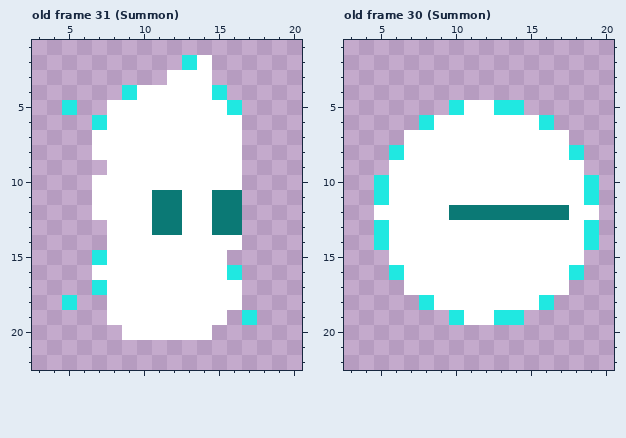
Two states of a pixel-art file, Assets/Player/Sprites/Soul Master Move.aseprite. This is how it looked before the edit.
25x27 pixels, 48 frames. Shown: old frame 31 (Summon): x 3..20, y 1..22; old frame 30 (Summon): x 3..20, y 1..22. The commit also changed other frames, which this record leaves out.
The result:
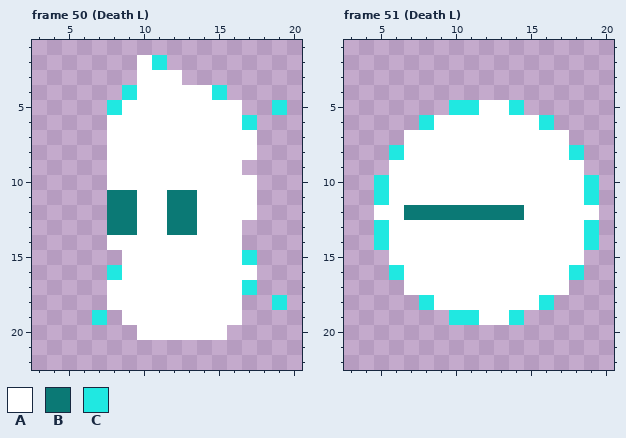
Palette (. is transparent): A #ffffff  B #0b7975  C #20e8e1
A new or re-ordered frame is compared with the old frame closest to it.
Author's note on the commit: Setup Player death animation in both directions
The exact change:
frames 48 -> 56
Frame 50 (Death L) is new; against old frame 31 (Summon), layer "Body":
y 2: x 10..11 .. -> AC; x 13..14 CA -> ..
y 3: x 10..11 .. -> AA; x 13..14 AA -> ..
y 5: x 5 C -> .; x 8 A -> C; x 16 C -> A; x 19 . -> C
y 6: x 7 C -> .; x 17 . -> C
y 7..8: x 7 A -> .; x 17 . -> A
y 10: x 7 A -> .; x 17 . -> A
y 11..12: x 7..9 AAA -> .BB; x 11 B -> A; x 13 A -> B; x 15..17 BB. -> AAA
y 13: x 8..9 AA -> BB; x 11 B -> A; x 13 A -> B; x 15..16 BB -> AA
y 15: x 7..8 CA -> ..; x 16..17 .. -> AC
y 16: x 7..8 AA -> .C; x 16..17 C. -> AA
y 17: x 7 C -> .; x 17 . -> C
y 18: x 5 C -> .; x 19 . -> C
y 19: x 7..8 .A -> C.; x 16..17 .C -> A.
y 20: x 9 A -> .; x 15 . -> A
Frame 51 (Death L) is new; against old frame 30 (Summon), layer "Body":
y 5: x 11 A -> C; x 13 C -> A
y 12: x 7..9 AAA -> BBB; x 15..17 BBB -> AAA
y 19: x 11 A -> C; x 13 C -> A
